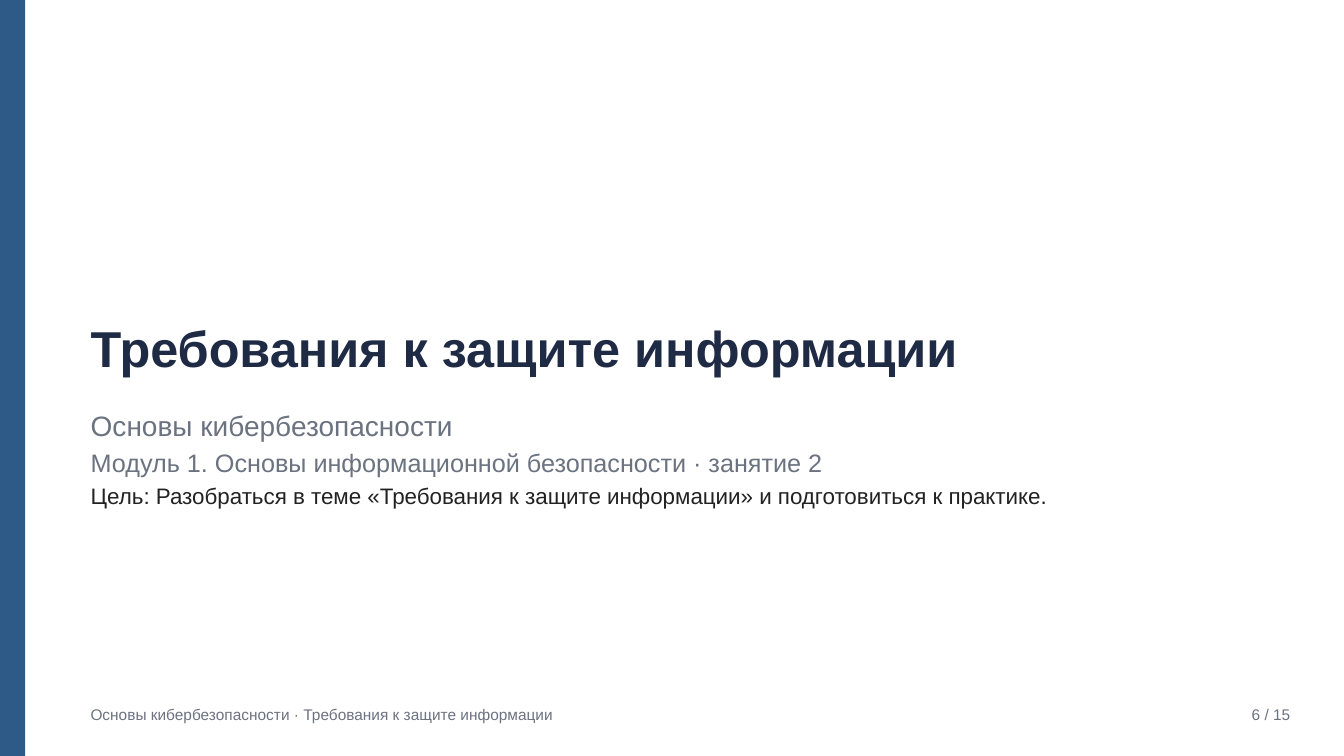
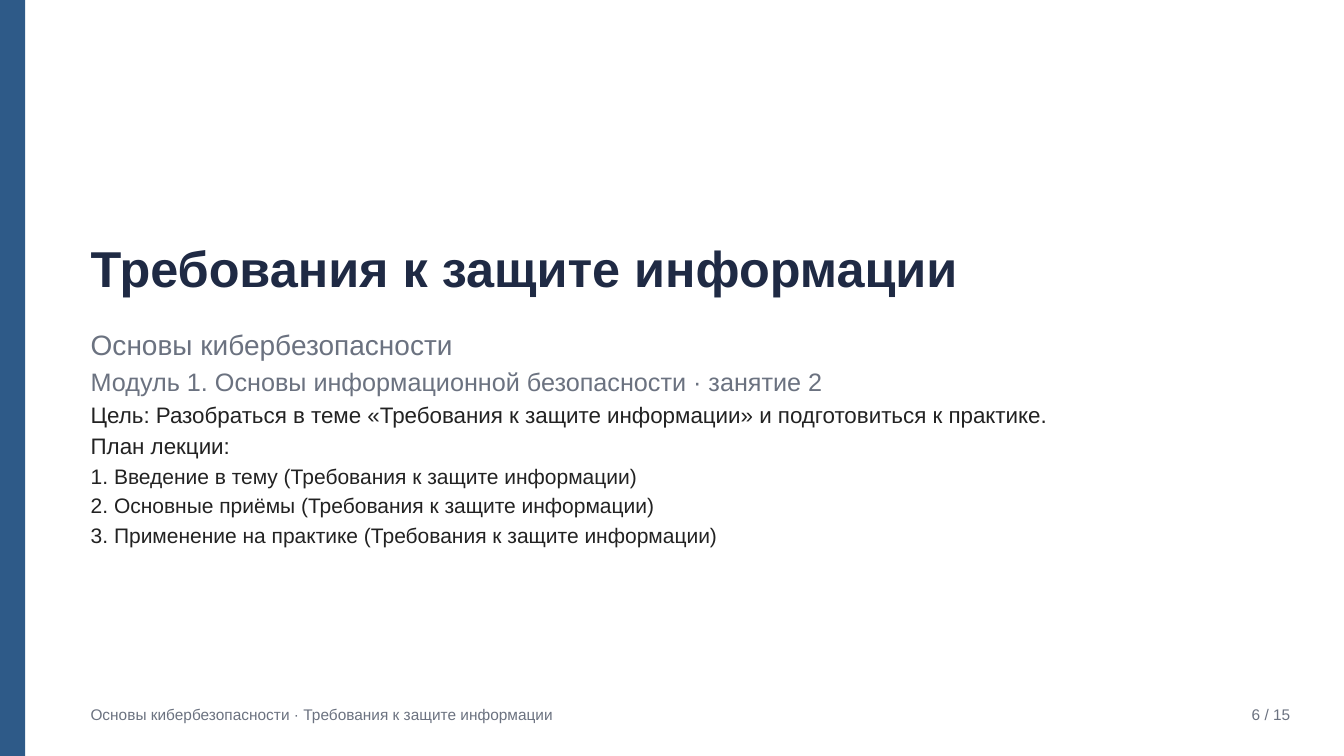
Before and after one commit to Turbo-Ananasik5362/hakaton, a slide deck: slide 6 of eval/samples/q4/slides.pptx. Drawn at 1344x756 pixels with LibreOffice and Linux fonts; fonts in the diff are those of the drawing. Boxes give left, top, right and bottom in pixels: in the first picture for what was removed or moved away, otherwise in the second. Text is boxed around its words. In the diff, an @@ line names an element or a change of style, - is before the commit and + after.

```diff
--- a/eval/samples/q4/slides.pptx
+++ b/eval/samples/q4/slides.pptx
@@ title "Требования к защите информации": place and size @@
-title "Требования к защите информации" at [91,330,957,377]
+title "Требования к защите информации" at [91,250,957,297]
@@ subtitle "Основы кибербезопасности": place and size @@
-subtitle "Основы кибербезопасности" at [91,415,1047,509]
+subtitle "Основы кибербезопасности" at [91,334,1047,547]
@@ subtitle at [91,438,717,547]: paragraphs added @@
+План лекции:
+1. Введение в тему (Требования к защите информации)
+2. Основные приёмы (Требования к защите информации)
+3. Применение на практике (Требования к защите информации)
```
Also in this commit, not shown: 2 other slides changed, 58 other files.
